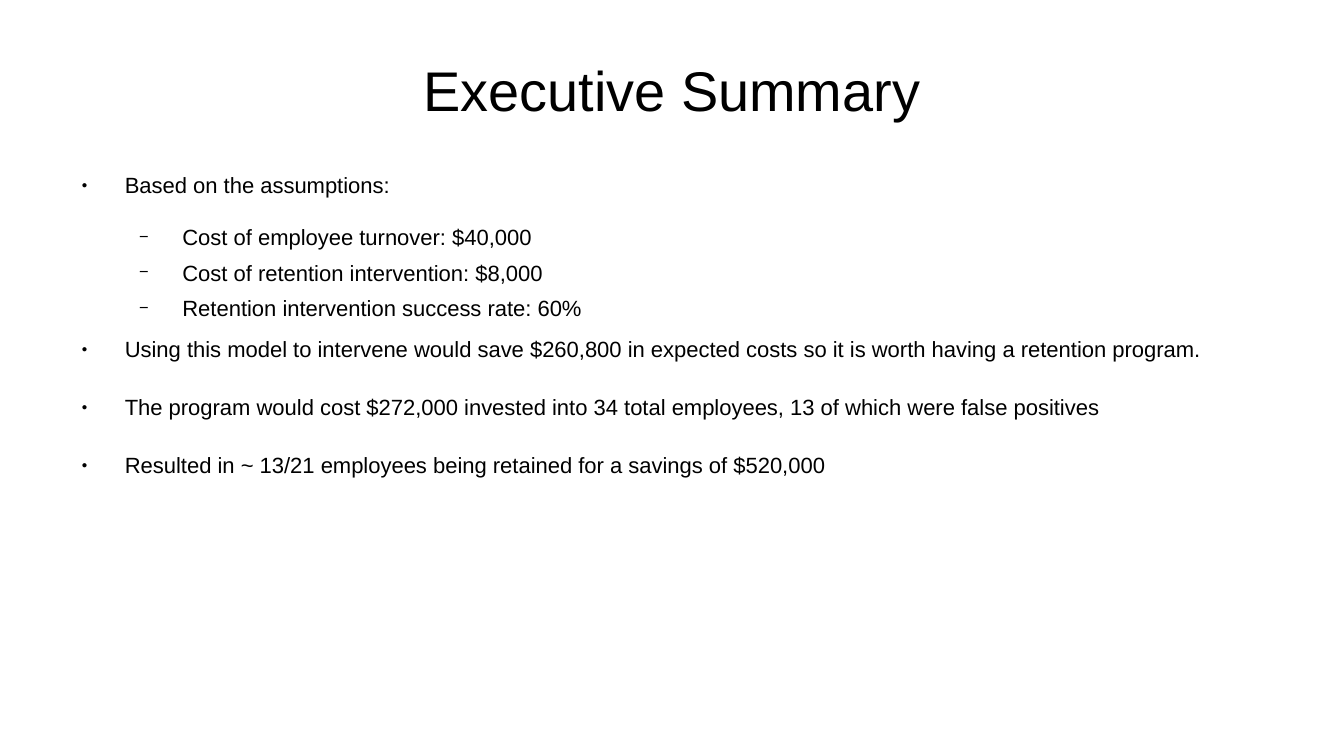
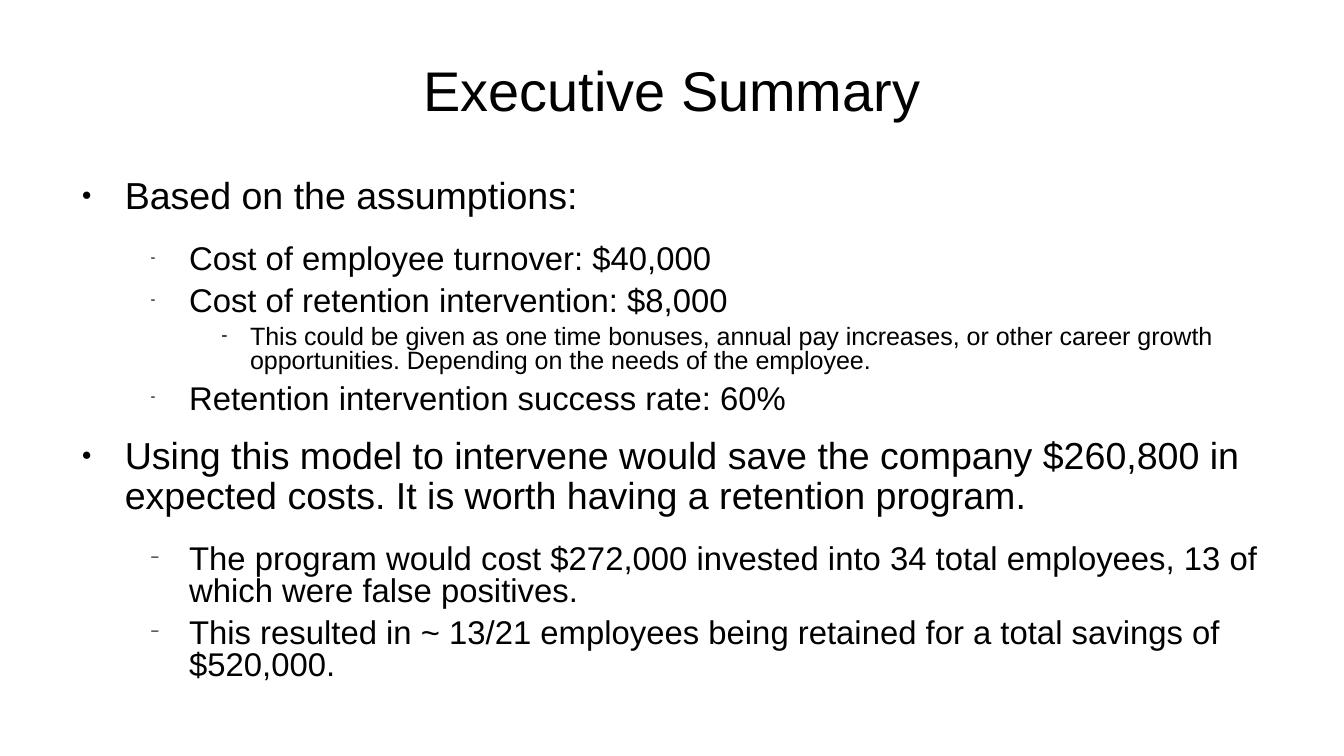
Before and after one commit to sbowler/project-one, a slide deck: slide 3 of presentations/project2_presentation.pptx. Drawn at 1344x756 pixels with LibreOffice and Linux fonts; fonts in the diff are those of the drawing; background and template pictures are left out. Boxes give left, top, right and bottom in pixels: in the first picture for what was removed or moved away, otherwise in the second. Text is boxed around its words. In the diff, an @@ line names an element or a change of style, - is before the commit and + after.

Commit message:
Updated the presentation based off of feedback.

```diff
--- a/presentations/project2_presentation.pptx
+++ b/presentations/project2_presentation.pptx
@@ text at [125,181,786,411]: size 12.9 to 22.2 pt in "Based on the assumptions:"; size 12.9 to 19.4 pt in "Cost of employee turnover: $40,000", "Cost of retention intervention: $8,000", "Retention intervention success rate: 60%"; line spacing 0.8 to 0.9; bullet − to -; list level 2 to 3 in "Cost of employee turnover: $40,000"; list level 2 to 3 in "Cost of retention intervention: $8,000"; list level 2 to 3 in "Retention intervention success rate: 60%" @@
@@ text at [250,327,1212,375]: paragraph added @@
+      – This could be given as one time bonuses, annual pay increases, or other career growth opportunities. Depending on the needs of the employee.
@@ text at [125,441,1257,681]: text changed; size 12.9 to 19.4 pt @@
-● Using this model to intervene would save $260,800 in expected costs so it is worth having a retention program.
-● The program would cost $272,000 invested into 34 total employees, 13 of which were false positives
-● Resulted in ~ 13/21 employees being retained for a savings of $520,000
+● Using this model to intervene would save the company $260,800 in expected costs. It is worth having a retention program.
+    − The program would cost $272,000 invested into 34 total employees, 13 of which were false positives.
+    − This resulted in ~ 13/21 employees being retained for a total savings of $520,000.
```
Also in this commit, not shown: 7 other slides changed, 5 slides added.
